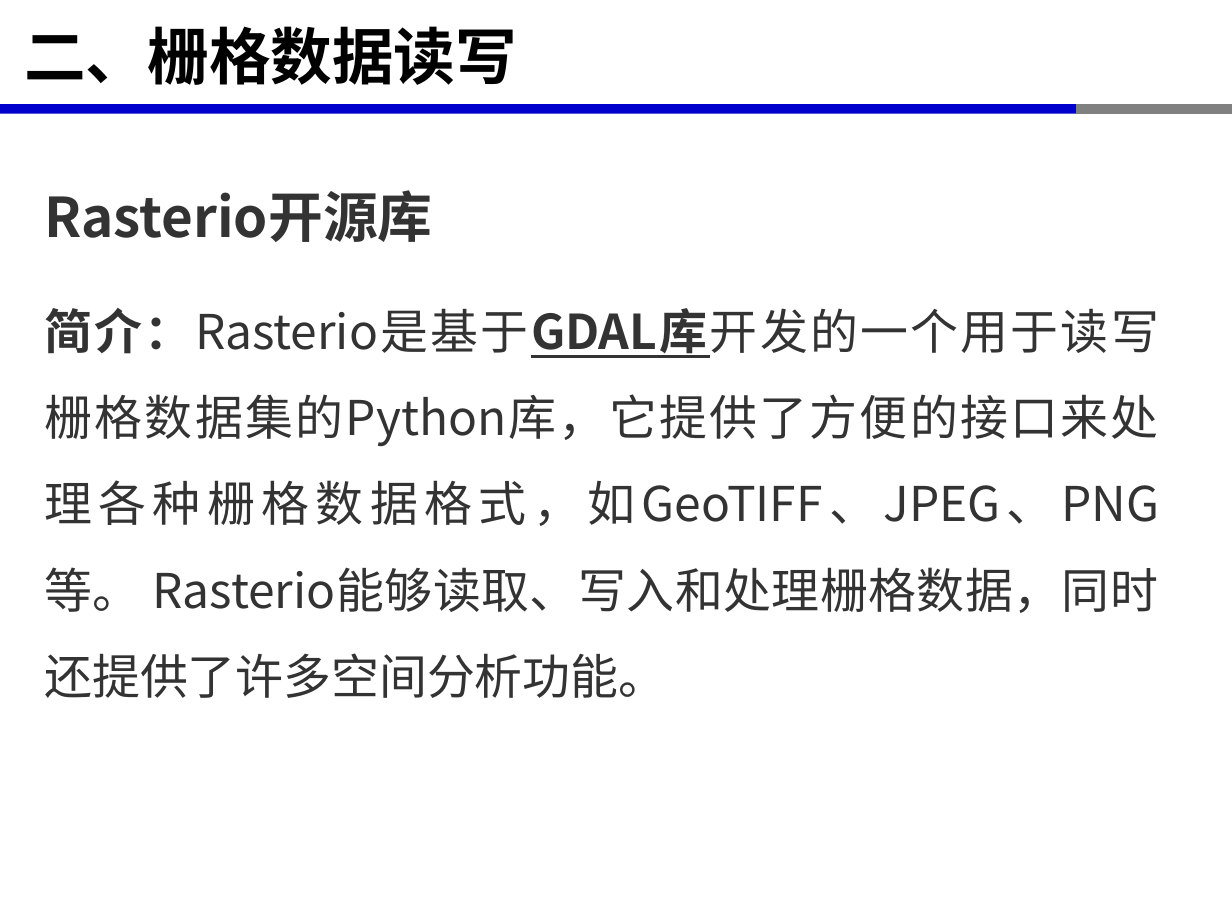
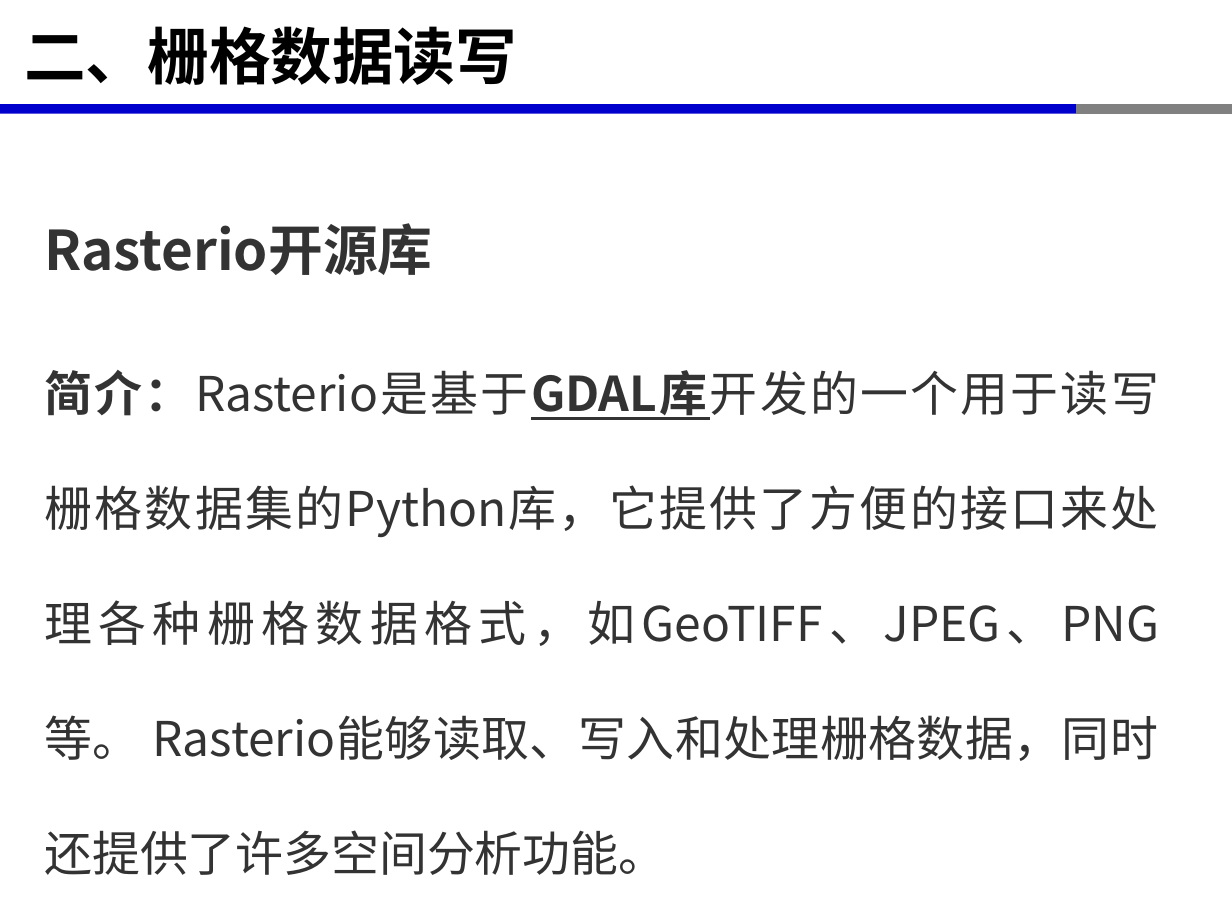
Before and after one commit to xinluo2018/spatial-data-processing, a slide deck: slide 5 of 第3章-空间数据读写及可视化/第2节-栅格数据读写及可视化-4课时.pptx. Drawn at 1232x924 pixels with LibreOffice and Linux fonts; fonts in the diff are those of the drawing. Boxes give left, top, right and bottom in pixels: in the first picture for what was removed or moved away, otherwise in the second. Text is boxed around its words. In the diff, an @@ line names an element or a change of style, - is before the commit and + after.

```diff
--- a/第3章-空间数据读写及可视化/第2节-栅格数据读写及可视化-4课时.pptx
+++ b/第3章-空间数据读写及可视化/第2节-栅格数据读写及可视化-4课时.pptx
@@ text "Rasterio开源库" at (44, 223, 1159, 875): line spacing 1.5 to 2 @@
```
Also in this commit, not shown: 19 other files.
